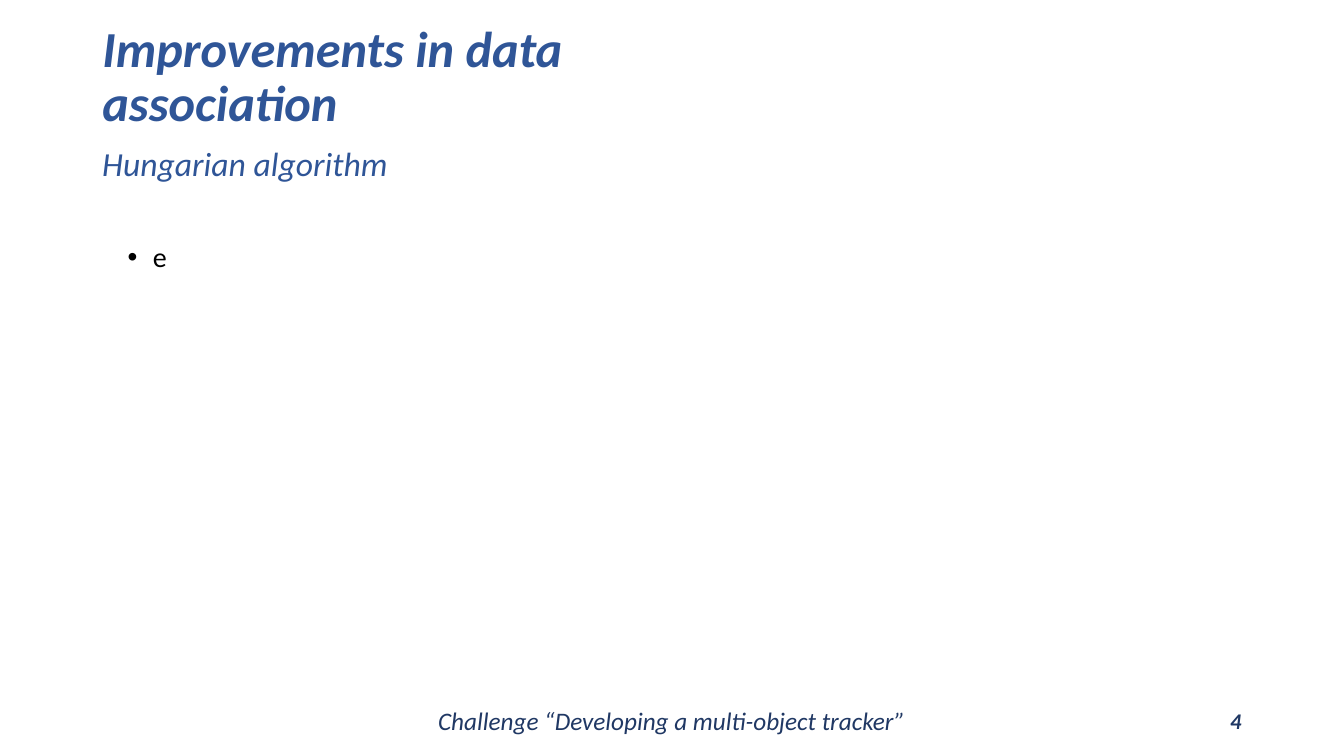
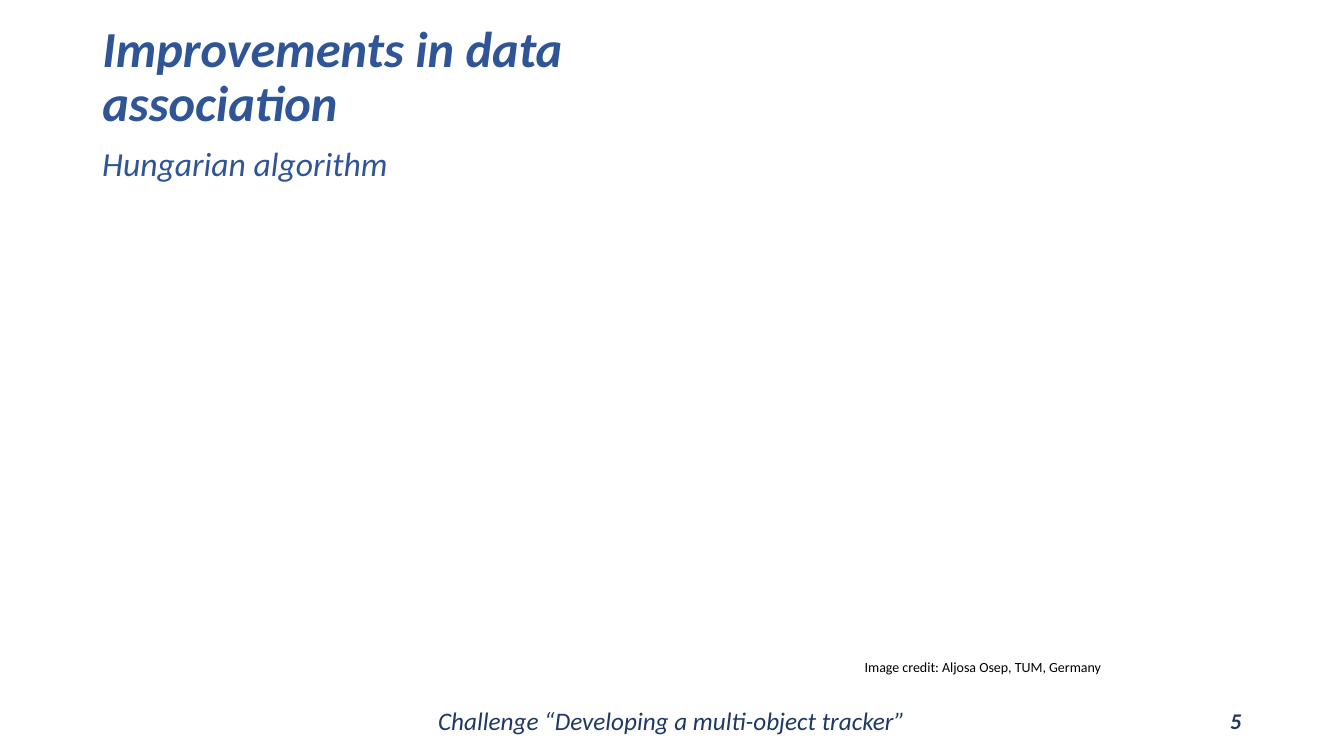
Before and after one commit to Javimh18/DL4VSP, a slide deck: slide 5 of dlvsp_challenge_material/challenge.pptx (slide 4 before the commit). Drawn at 1344x756 pixels with LibreOffice and Linux fonts; fonts in the diff are those of the drawing. Boxes give left, top, right and bottom in pixels: in the first picture for what was removed or moved away, otherwise in the second. Text is boxed around its words. In the diff, an @@ line names an element or a change of style, - is before the commit and + after.

```diff
--- a/dlvsp_challenge_material/challenge.pptx
+++ b/dlvsp_challenge_material/challenge.pptx
@@ subtitle removed at [153, 253, 167, 267] @@
-• e
@@ text added at [865, 662, 1101, 675], 10 pt, text #000000 @@
+Image credit: Aljosa Osep, TUM, Germany
@@ page number at [1230, 714, 1241, 729]: text changed @@
-4
+5
```
Also in this commit, not shown: 5 other slides changed, 5 slides added.
